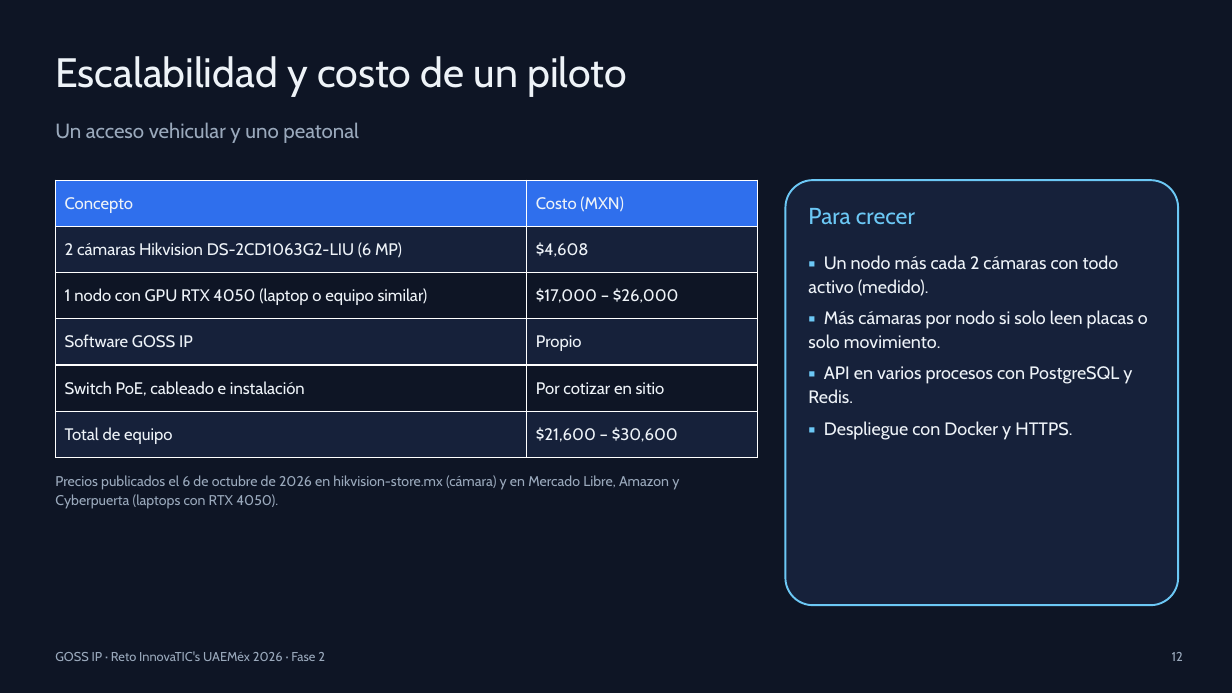
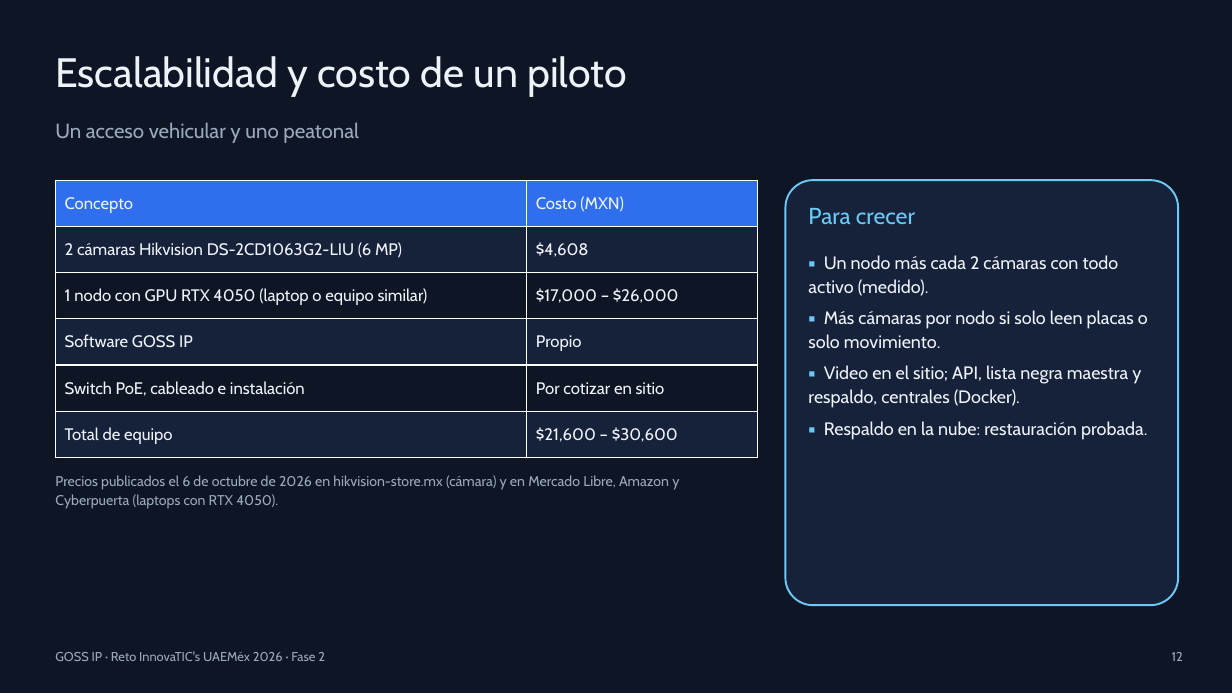
Before and after one commit to Michou001/Sistema-videovigilancia, a slide deck: slide 12 of entrega/GOSS_IP_Presentacion_Fase2.pptx. Drawn at 1232x693 pixels with LibreOffice and Linux fonts; fonts in the diff are those of the drawing. Boxes give left, top, right and bottom in pixels: in the first picture for what was removed or moved away, otherwise in the second. Text is boxed around its words. In the diff, an @@ line names an element or a change of style, - is before the commit and + after.

Commit message:
Documentacion de la Fase 2 al 7 de octubre
- Memoria tecnica: funciones nuevas, mediciones con las camaras reales,
  respaldo probado, arquitectura hibrida y control de cambios por commit;
  corrige la norma DORI (IEC 62676-4)
- Portafolio de evidencias: pruebas, validaciones, metricas y mejoras, cada
  una con su archivo y como reproducirla
- Bitacora del Bootcamp: sesiones de los tres dias con su vinculo al
  proyecto, control de cambios, respaldo fechado, ensayos y la lista final
  de verificacion de los lineamientos
- Presentacion: 277 pruebas, alerta de rostro, escalamiento hibrido y la
  norma DORI corregida

```diff
--- a/entrega/GOSS_IP_Presentacion_Fase2.pptx
+++ b/entrega/GOSS_IP_Presentacion_Fase2.pptx
@@ text at bbox=[808, 365, 1147, 440]: text changed @@
-▪ API en varios procesos con PostgreSQL y Redis.
-▪ Despliegue con Docker y HTTPS.
+▪ Video en el sitio; API, lista negra maestra y respaldo, centrales (Docker).
+▪ Respaldo en la nube: restauración probada.
```
Also in this commit, not shown: 3 other slides changed, 8 other files.
